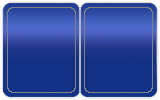
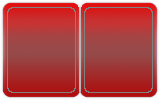
Revision of a layered 160×100 image; what changed, layer by layer:
added layer "New Layer#11" above "New Layer#10" over [2, 2, 158, 98]
hid "New Layer#10" over [2, 2, 158, 98]
